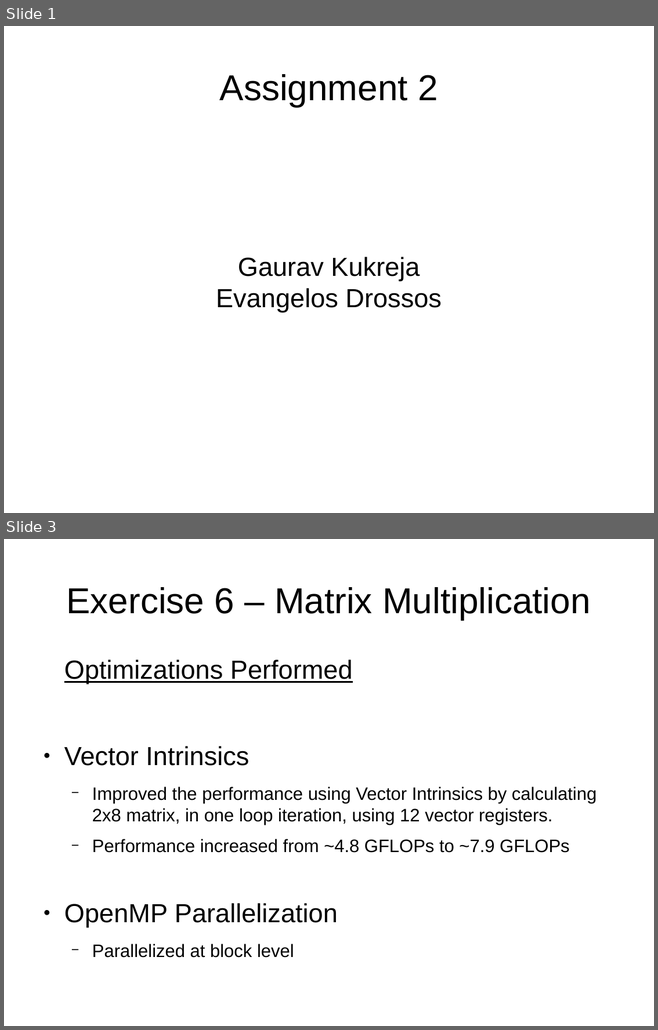
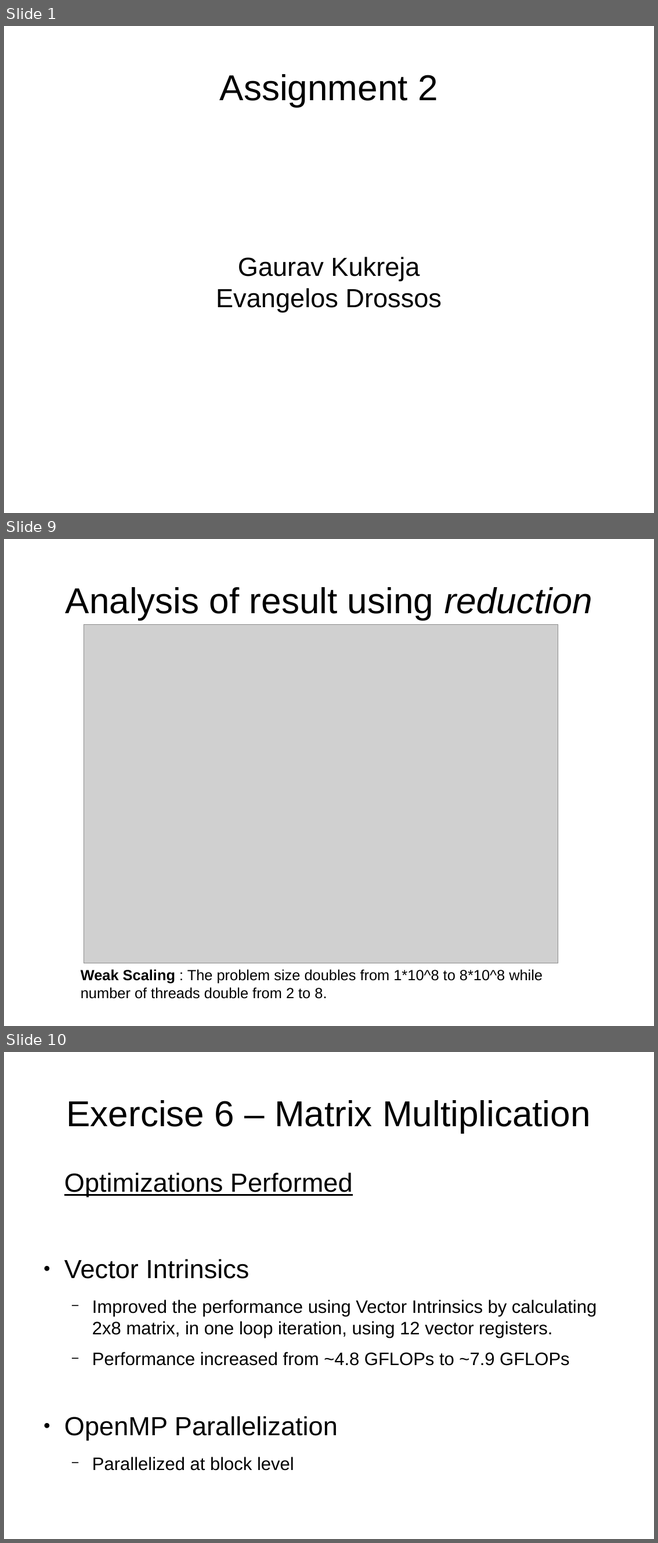
Before and after one commit to gauravk-in/hpc-lab-ws13, a slide deck: Asgn2/Presentation/Exercise2.odp. Shown one above the other, each under a label of ours: slides 1 and 3 before the commit, slides 1, 9 and 10 after it; the slides between them are not shown. The pictures are 658x1030 and 658x1543 pixels, drawn with LibreOffice and Linux fonts; fonts in the diff are those of the drawing; grey boxes stand for pictures. Boxes give left, top, right and bottom in pixels: in the first picture for what was removed or moved away, otherwise in the second. Text is boxed around its words. In the diff, an @@ line names an element or a change of style, - is before the commit and + after.

```diff
--- a/Asgn2/Presentation/Exercise2.odp
+++ b/Asgn2/Presentation/Exercise2.odp
@@ slide 9 added at bbox=[4, 539, 654, 1026], background #FFFFFF @@
@@ title added at bbox=[65, 587, 592, 620], 44 pt, text #000000 @@
+Analysis of result using reduction
@@ picture added at bbox=[84, 624, 558, 964] @@
@@ text added at bbox=[81, 969, 542, 999], 18 pt, text #000000 @@
+Weak Scaling : The problem size doubles from 1*10^8 to 8*10^8 while number of threads double from 2 to 8.
@@ what was slide 3 is now slide 10 @@
```
Also in this commit, not shown: 7 other slides added, 1 slide removed, 6 other files.
